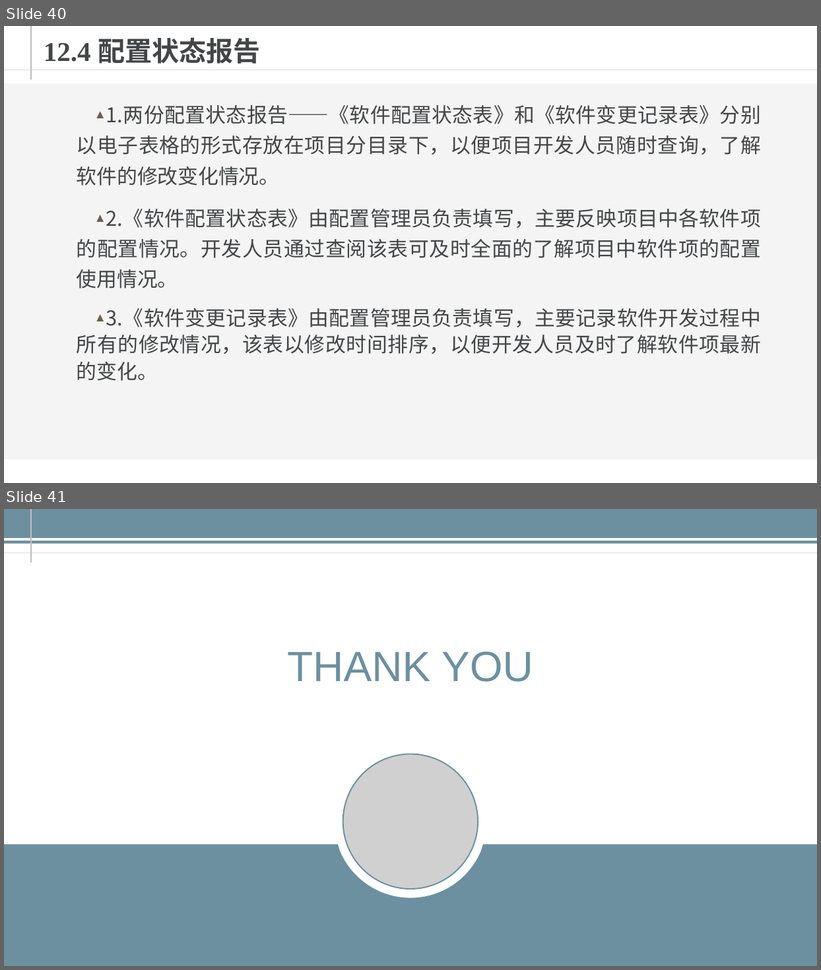
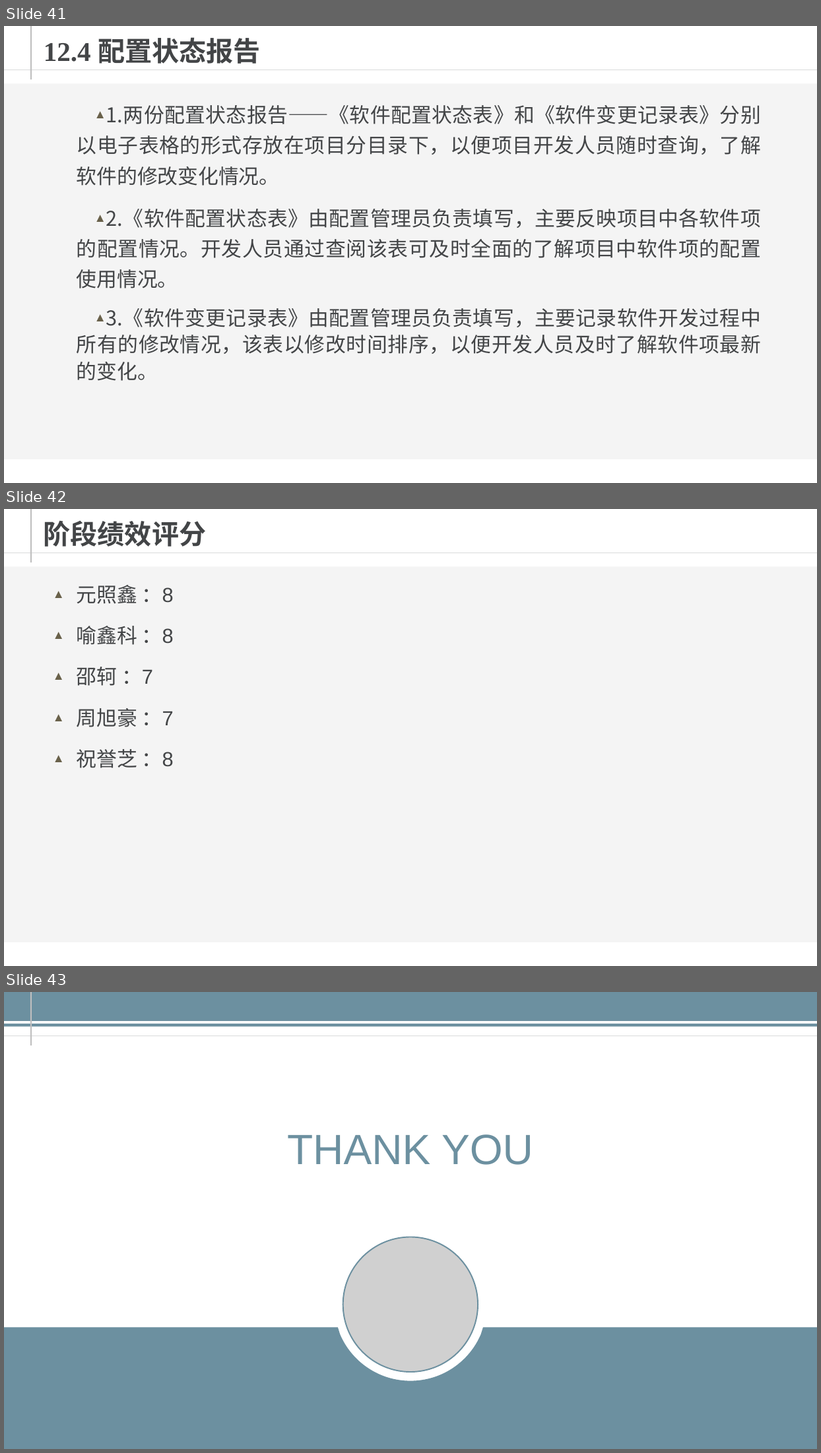
Before and after one commit to KINNNNNNG/G13, a slide deck: PPT/评审PPT/PRD-2016-G13-需求工程项目计划-v1.0.ppt. Shown one above the other, each under a label of ours: slides 40 and 41 before the commit, slides 41, 42 and 43 after it. The pictures are 821x970 and 821x1453 pixels, drawn with LibreOffice and Linux fonts; fonts in the diff are those of the drawing; grey boxes stand for pictures; background and template pictures are left out. Boxes give left, top, right and bottom in pixels: in the first picture for what was removed or moved away, otherwise in the second. Text is boxed around its words. In the diff, an @@ line names an element or a change of style, - is before the commit and + after.

```diff
--- a/PPT/评审PPT/PRD-2016-G13-需求工程项目计划-v1.0.ppt
+++ b/PPT/评审PPT/PRD-2016-G13-需求工程项目计划-v1.0.ppt
@@ slide 42 added at <box>4,509,817,966</box>, background #FFFFFF; not listed: 3 template elements that a slide beside it also shows @@
@@ title added at <box>44,521,206,547</box>, 32 pt, text #434547, bold @@
+阶段绩效评分
@@ text added at <box>77,585,174,768</box>, 24 pt, text #434547 @@
+▲ 元照鑫 ：8
+▲ 喻鑫科 ：8
+▲ 邵轲 ：7
+▲ 周旭豪 ：7
+▲ 祝誉芝 ：8
@@ what was slide 40 is now slide 41 @@
@@ what was slide 41 is now slide 43 @@
```
Also in this commit, not shown: 1 slide changed, 1 other slide added, 3 other files.
